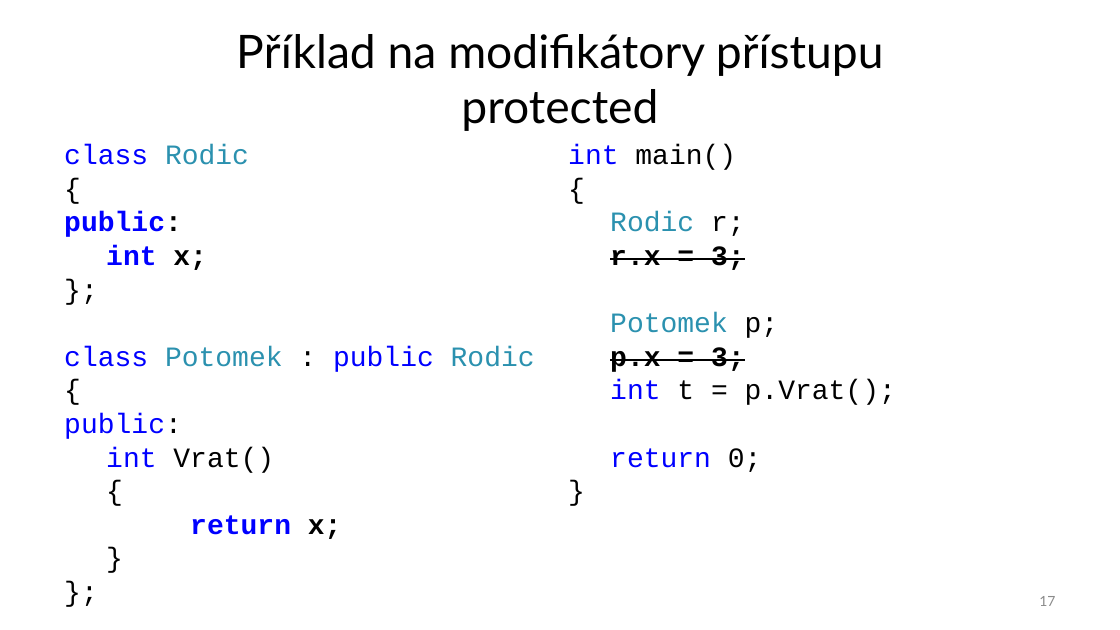
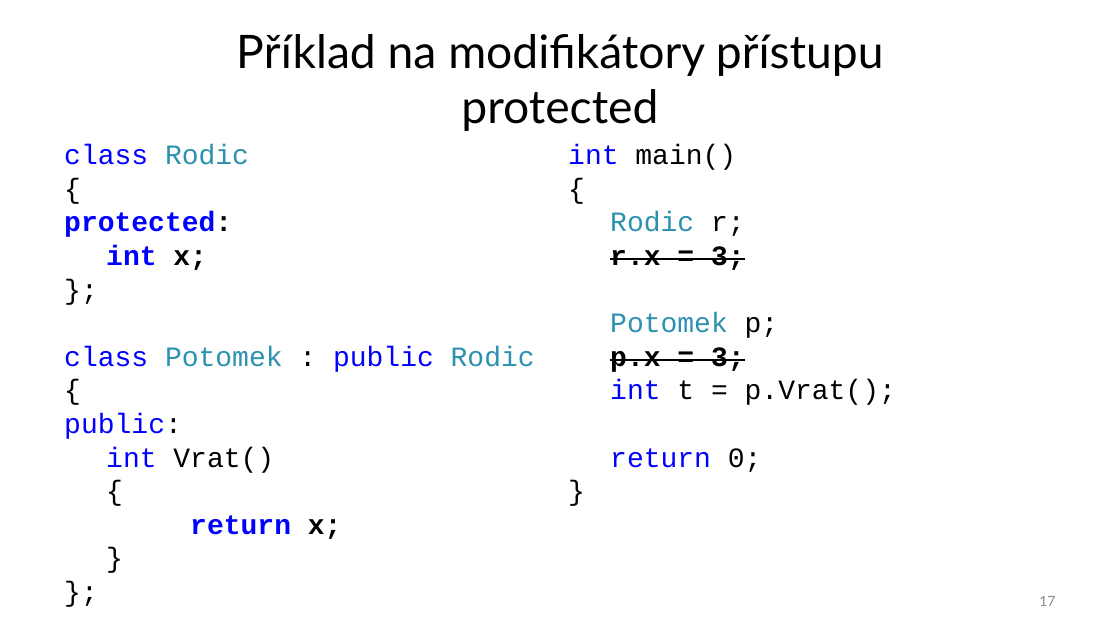
Before and after one commit to ekral/FAI, a slide deck: slide 17 of OPCPP/presentations/05_prezentace_OPR_dedicnost.pptx. Drawn at 1120x630 pixels with LibreOffice and Linux fonts; fonts in the diff are those of the drawing. Boxes give left, top, right and bottom in pixels: in the first picture for what was removed or moved away, otherwise in the second. Text is boxed around its words. In the diff, an @@ line names an element or a change of style, - is before the commit and + after.

```diff
--- a/OPCPP/presentations/05_prezentace_OPR_dedicnost.pptx
+++ b/OPCPP/presentations/05_prezentace_OPR_dedicnost.pptx
@@ text at (64, 212, 232, 237): text changed @@
-public:
+protected:
```
Also in this commit, not shown: 1 other slide changed, 1 other file.
